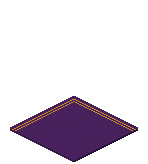
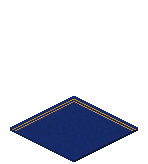
Comparing the layer stacks of the two 148px x 164px images. Changes:
pixels changed over [left=10, top=96, right=138, bottom=162] (layer not identified)
